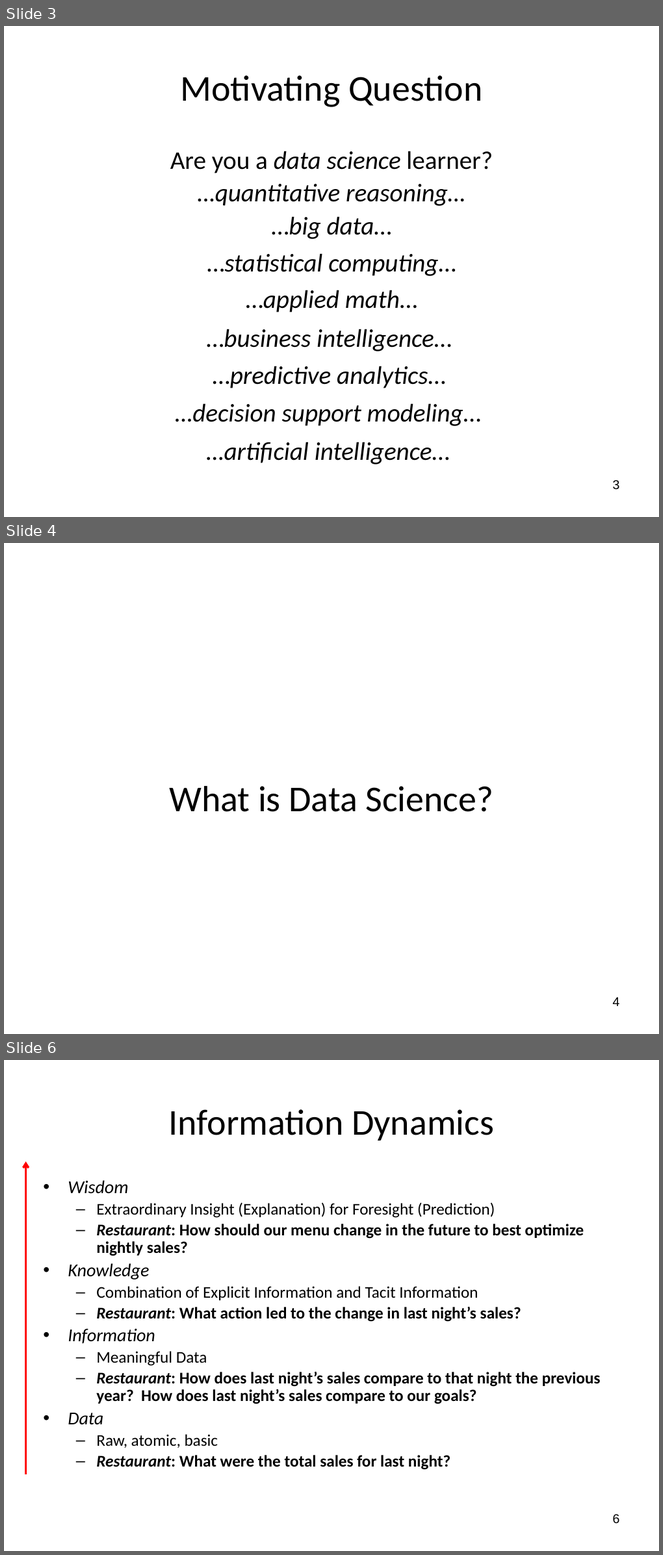
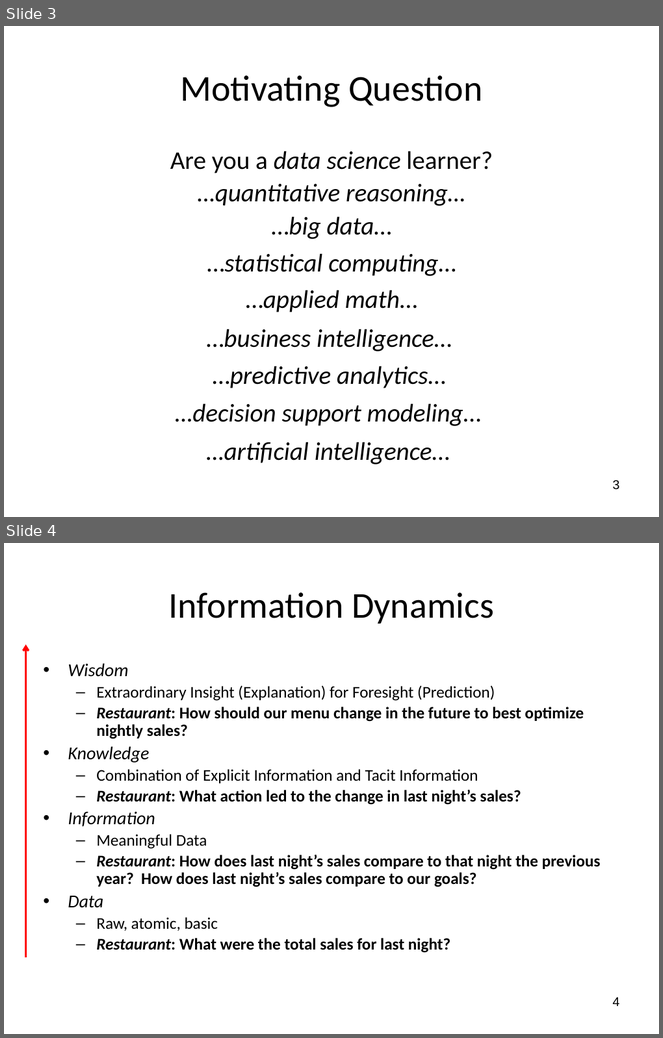
Before and after one commit to wsphd/datajam2018, a slide deck: dj2018.pptx. Shown one above the other, each under a label of ours: slides 3, 4 and 6 before the commit, slides 3 and 4 after it; the slides between them are not shown. The pictures are 663x1555 and 663x1038 pixels, drawn with LibreOffice and Linux fonts; fonts in the diff are those of the drawing. Boxes give left, top, right and bottom in pixels: in the first picture for what was removed or moved away, otherwise in the second. Text is boxed around its words. In the diff, an @@ line names an element or a change of style, - is before the commit and + after.

```diff
--- a/dj2018.pptx
+++ b/dj2018.pptx
@@ slide 4 removed at (4, 543, 659, 1034), background #FFFFFF @@
@@ title removed at (169, 786, 493, 812) @@
-What is Data Science?
@@ page number removed at (613, 997, 620, 1006) @@
-4
@@ what was slide 6 is now slide 4 @@
@@ page number at (613, 997, 620, 1006): text changed @@
-6
+4
```
Also in this commit, not shown: 2 slides changed, 1 slide added, 1 other slide removed.
